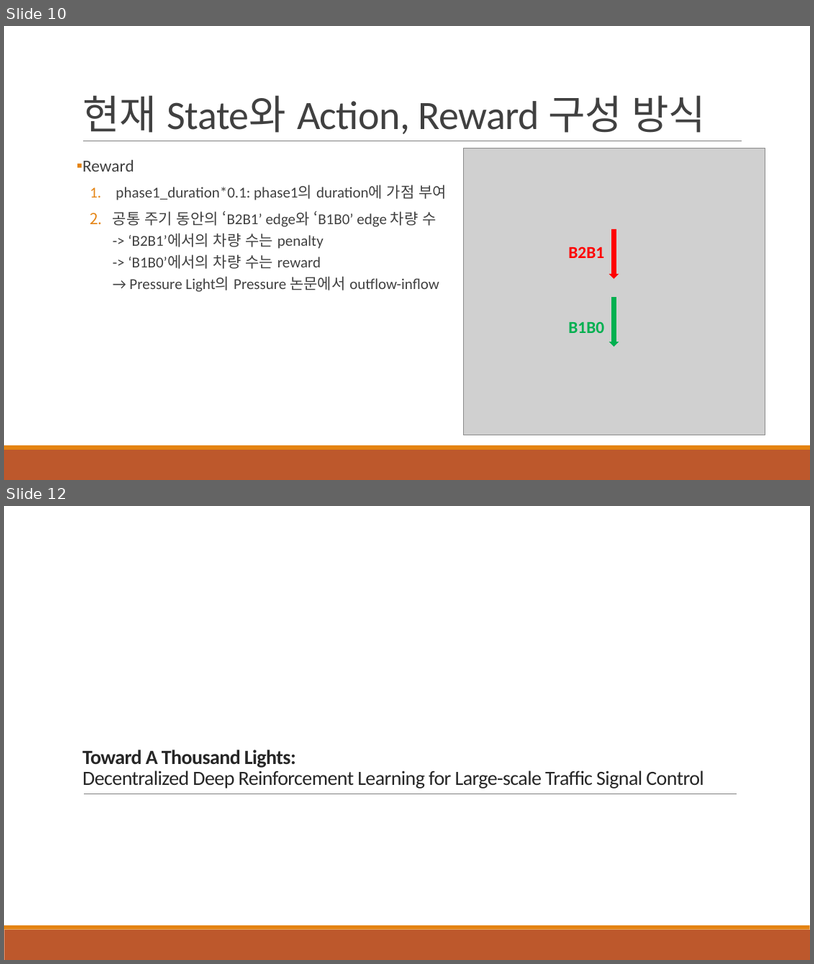
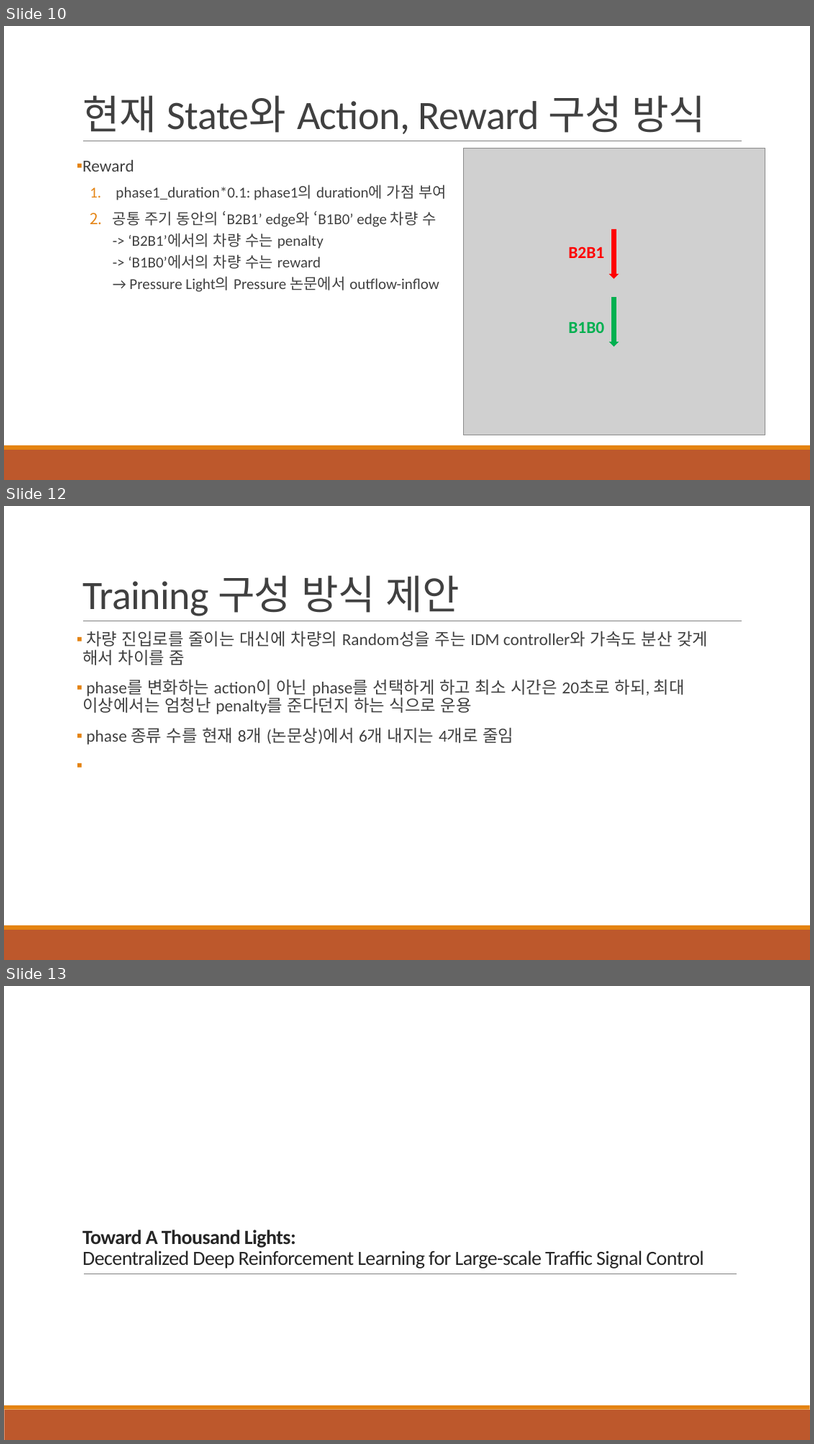
Before and after one commit to 3neutronstar/traffic-optimization_RL, a slide deck: 1st_Seminar(강민수).pptx. Shown one above the other, each under a label of ours: slides 10 and 12 before the commit, slides 10, 12 and 13 after it; the slides between them are not shown. The pictures are 814x964 and 814x1444 pixels, drawn with LibreOffice and Linux fonts; fonts in the diff are those of the drawing; grey boxes stand for pictures. Boxes give left, top, right and bottom in pixels: in the first picture for what was removed or moved away, otherwise in the second. Text is boxed around its words. In the diff, an @@ line names an element or a change of style, - is before the commit and + after.

```diff
--- a/1st_Seminar(강민수).pptx
+++ b/1st_Seminar(강민수).pptx
@@ slide 12 added at [4,506,810,960], background #FFFFFF; not listed: 3 template elements that a slide beside it also shows @@
@@ title added at [82,575,460,616], 48 pt, text #404040 @@
+Training 구성 방식 제안
@@ text added at [82,631,708,744], 20 pt, text #404040 @@
+▪ 차량 진입로를 줄이는 대신에 차량의 Random성을 주는 IDM controller와 가속도 분산 갖게 해서 차이를 줌
+▪ phase를 변화하는 action이 아닌 phase를 선택하게 하고 최소 시간은 20초로 하되, 최대 이상에서는 엄청난 penalty를 준다던지 하는 식으로 운용
+▪ phase 종류 수를 현재 8개 (논문상)에서 6개 내지는 4개로 줄임
@@ what was slide 12 is now slide 13 @@
```
Also in this commit, not shown: 3 slides changed, 4 other slides added, 2 slides removed.
